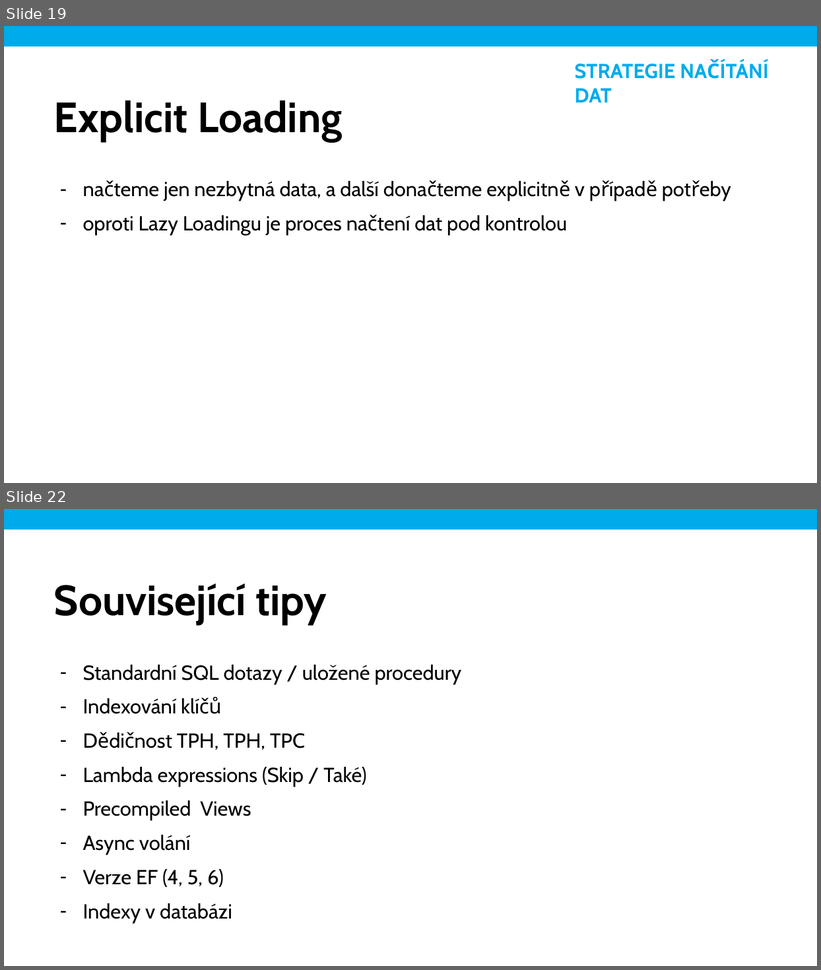
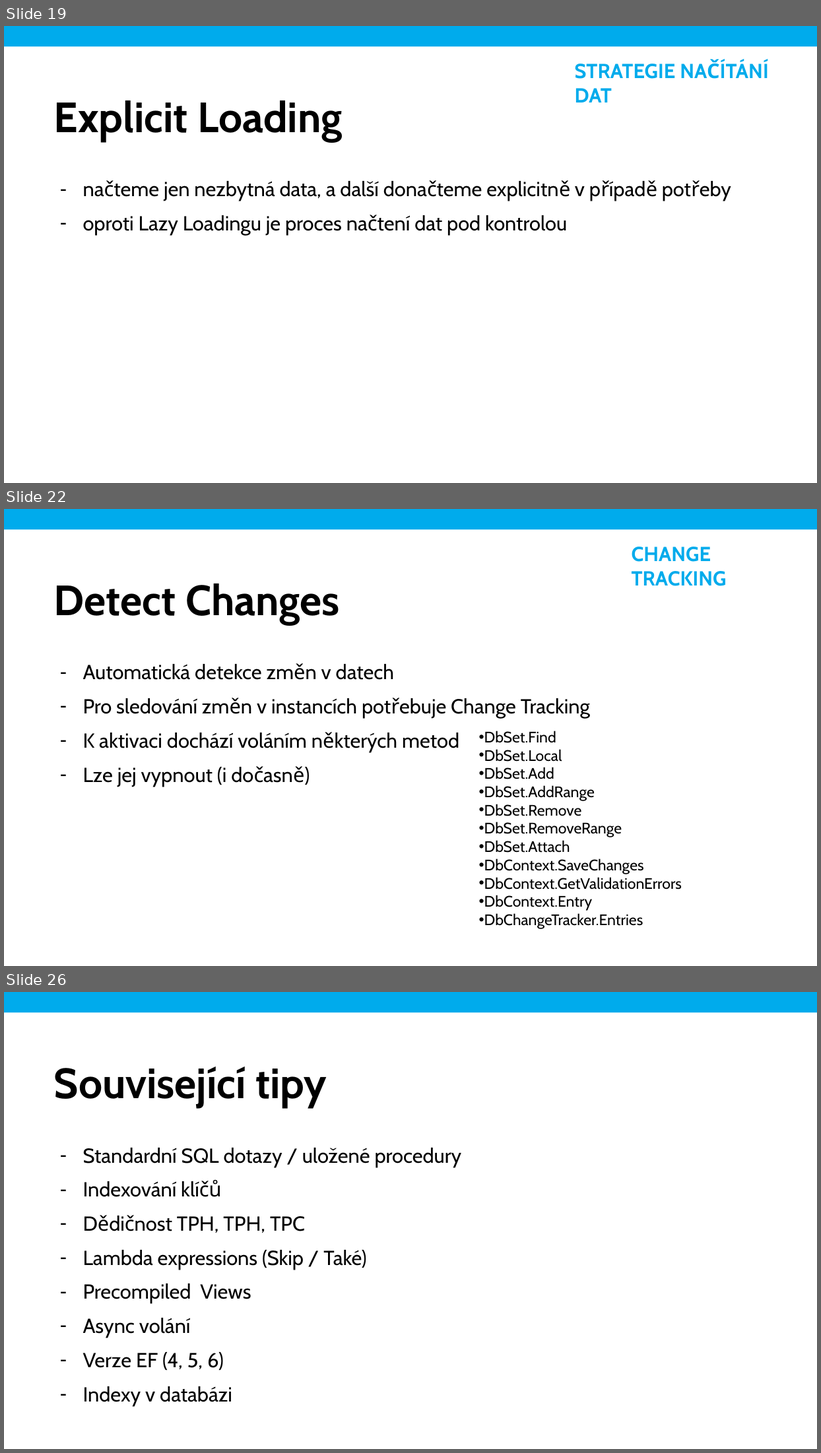
Before and after one commit to mholec/playground, a slide deck: ef6/performance-tips/ef-6-performance.pptx. Shown one above the other, each under a label of ours: slides 19 and 22 before the commit, slides 19, 22 and 26 after it; the slides between them are not shown. The pictures are 821x970 and 821x1453 pixels, drawn with LibreOffice and Linux fonts; fonts in the diff are those of the drawing; background and template pictures are left out. Boxes give left, top, right and bottom in pixels: in the first picture for what was removed or moved away, otherwise in the second. Text is boxed around its words. In the diff, an @@ line names an element or a change of style, - is before the commit and + after.

```diff
--- a/ef6/performance-tips/ef-6-performance.pptx
+++ b/ef6/performance-tips/ef-6-performance.pptx
@@ slide 22 added at (4,509,817,966), background #FFFFFF @@
@@ rectangle added at (4,509,817,529), fill #00ABEC @@
@@ text added at (632,547,727,586), 24 pt, text #00ABEC, bold @@
+CHANGE TRACKING
@@ text added at (54,584,340,625), 50 pt, text #000000, bold @@
+Detect Changes
@@ text added at (83,664,590,786), 24 pt, text #000000 @@
+– Automatická detekce změn v datech
+– Pro sledování změn v instancích potřebuje Change Tracking
+– K aktivaci dochází voláním některých metod
+– Lze jej vypnout (i dočasně)
@@ text added at (484,731,682,929), 18 pt, text #000000 @@
+• DbSet.Find
+• DbSet.Local
+• DbSet.Add
+• DbSet.AddRange
+• DbSet.Remove
+• DbSet.RemoveRange
+• DbSet.Attach
+• DbContext.SaveChanges
+• DbContext.GetValidationErrors
+• DbContext.Entry
+• DbChangeTracker.Entries
@@ what was slide 22 is now slide 26 @@
```
Also in this commit, not shown: 1 slide changed, 4 other slides added, 1 slide removed, 2 other files.
